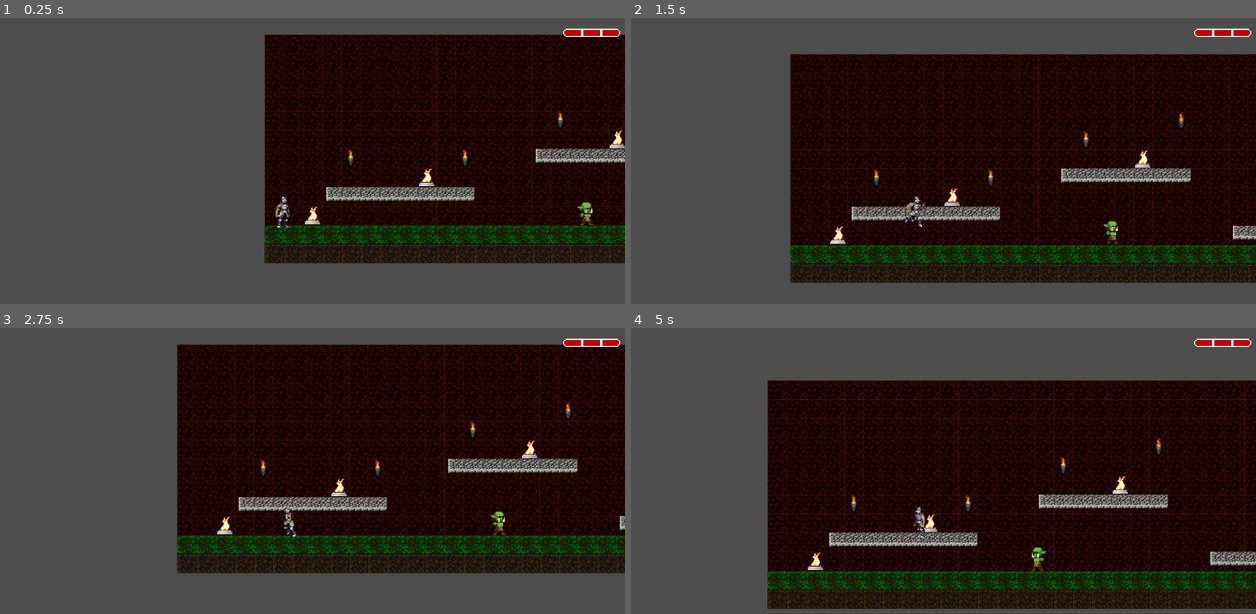
Above: before the commit, frames 1-4 (two rows, left to right).
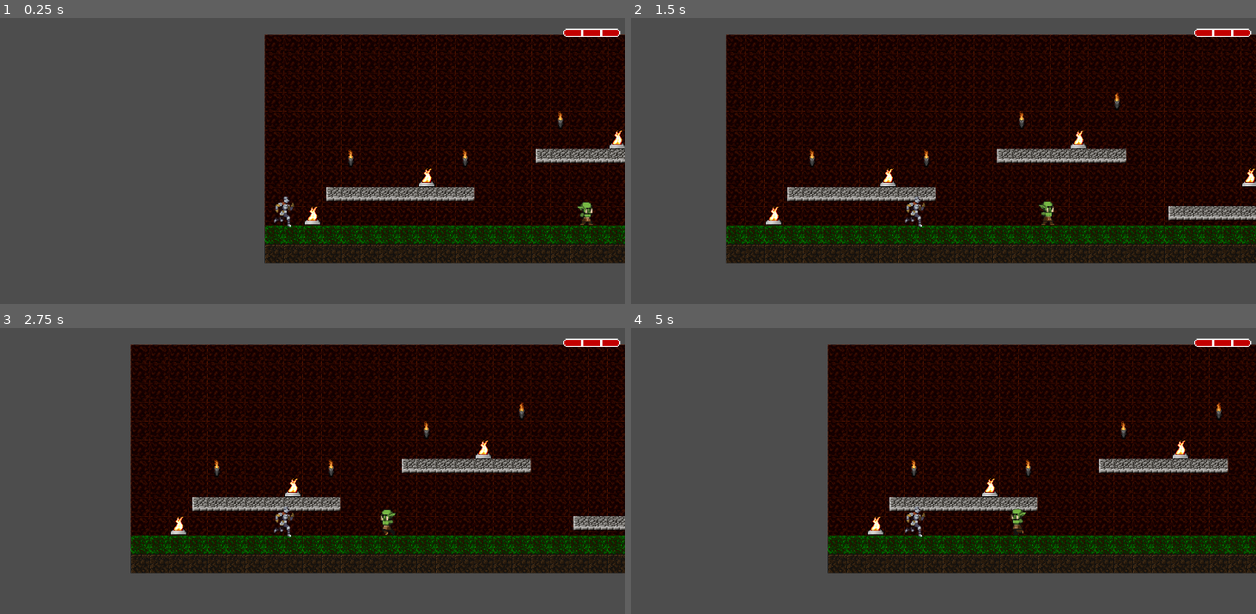
Above: after the commit, the same moments.

Repository: Zenco12/juego-obsidian-2
Game: Godot game, scene res://Level_1.tscn
The game is run twice, just before and just after one commit, with the same random seed, the same clock (stepped at 60 frames per second) and the same inputs.
Inputs:
- Up to frame 1 (0.25 s): no input
- Up to frame 2 (1.5 s): tap Enter at 0.5 s; hold J 0.53-1.28 s; hold D (derecha) from 0.53 s (still down); tap Space (saltar) at 0.77, 1.07 s; tap C at 0.8, 1.35 s
- Up to frame 3 (2.75 s): tap Space (saltar) at 1.52, 1.55, 1.82, 2.1 s; release D (derecha) at 2.03 s; hold A (izquierda) from 2.03 s (still down); hold J from 2.03 s (still down)
- Up to frame 4 (5 s): release A (izquierda) at 2.78 s; release J at 2.78 s; hold D (derecha) 2.78-4.28 s; tap J at 2.85, 4.35 s; tap Space (saltar) at 3.02, 3.32, 3.77, 3.8, 4.07, 4.52, 4.82 s; tap C at 3.05 s; hold C 3.53-4.28 s; hold A (izquierda) from 4.28 s (still down)

The runs differ from the first frame. In frame 1, 0.2% of the frame differs, in the area x 43-48%, y 62-74%; in frame 2, 39%; in frame 3, 21%; in frame 4, 42%, in the area x 21-100%, y 5-99%.

Commit message:
Cambio total del script del jugador STATE MACHINE
Se cambia la programación del jugador por un State Machine avanzado

Diff:
--- a/Level_1.tscn
+++ b/Level_1.tscn
@@ -168,7 +168,6 @@
 
 [node name="CharacterBody2D" parent="." instance=ExtResource("18_tlish")]
 position = Vector2(29, 551)
-velocidadSalto = 250
 
 [node name="CharacterBody2D2" parent="." instance=ExtResource("19_fkbji")]
 position = Vector2(540, 557)
@@ -191,5 +190,3 @@
 max_value = 5.0
 texture_under = ExtResource("22_nvhjt")
 texture_progress = ExtResource("23_bwsuy")
-
-[connection signal="damageemit" from="CharacterBody2D" to="logic" method="_on_character_body_2d_damageemit"]
--- /dev/null
+++ b/player.gd
@@ -0,0 +1,7 @@
+class_name Player
+extends CharacterBody2D
+
+const SPEED = 300.0
+const JUMP_VELOCITY = -400.0
+
+@export var states:PlayerStateNames = PlayerStateNames.new()
--- a/player.tscn
+++ b/player.tscn
@@ -1,6 +1,6 @@
-[gd_scene load_steps=54 format=3 uid="uid://dssomw0vp1vag"]
-
-[ext_resource type="Script" uid="uid://diicrghj8b0mp" path="res://scripts/player.gd" id="1_onrkg"]
+[gd_scene load_steps=61 format=3 uid="uid://dssomw0vp1vag"]
+
+[ext_resource type="Script" uid="uid://cuvmiceicihdh" path="res://player.gd" id="1_op7ga"]
 [ext_resource type="Texture2D" uid="uid://jqdp1ealiqvg" path="res://sprites/PlayerAtaque}/_CrouchAll.png" id="2_1jxqw"]
 [ext_resource type="Texture2D" uid="uid://c7ibs8hhm1rub" path="res://sprites/PlayerAtaque}/_CrouchWalk.png" id="2_dw050"]
 [ext_resource type="Texture2D" uid="uid://b8rmpoxe1dn26" path="res://sprites/PlayerAtaque}/_Run.png" id="2_i3pqv"]
@@ -10,6 +10,13 @@
 [ext_resource type="Texture2D" uid="uid://w5l2bdrr7eim" path="res://sprites/PlayerAtaque}/_CrouchTransition.png" id="6_dw050"]
 [ext_resource type="Texture2D" uid="uid://bgsvyljrrmjy5" path="res://sprites/PlayerAtaque}/Attack.png" id="6_n7ghd"]
 [ext_resource type="Texture2D" uid="uid://c3p3sac1851sp" path="res://sprites/PlayerAtaque}/_Crouch.png" id="7_b26j0"]
+[ext_resource type="PackedScene" uid="uid://vej043sqfxjd" path="res://state machine/state_machine.tscn" id="11_op7ga"]
+[ext_resource type="Script" uid="uid://kfiol6w5yjk1" path="res://state machine/state_machine.gd" id="12_q13i1"]
+[ext_resource type="Script" uid="uid://micpxrfl52c6" path="res://state machine/player_states/player_state_idle.gd" id="13_pylmc"]
+[ext_resource type="Script" uid="uid://ckqbvepn3mg3d" path="res://state machine/player_states/player_state_running.gd" id="14_pbfsw"]
+[ext_resource type="Script" uid="uid://cw0yqhvftc8ht" path="res://state machine/player_states/player_state_crouched.gd" id="15_5tmop"]
+[ext_resource type="Script" uid="uid://dl0qsbk3hcwur" path="res://state machine/player_states/player_state_jumping.gd" id="16_7ahtn"]
+[ext_resource type="Script" uid="uid://br5vugdkyr782" path="res://state machine/player_states/player_state_falling.gd" id="17_7lmhl"]
 
 [sub_resource type="RectangleShape2D" id="RectangleShape2D_onrkg"]
 size = Vector2(27, 48)
@@ -340,8 +347,7 @@
 }]
 
 [node name="Player" type="CharacterBody2D" groups=["player"]]
-script = ExtResource("1_onrkg")
-velocidadSalto = 350
+script = ExtResource("1_op7ga")
 
 [node name="Icon" type="Sprite2D" parent="."]
 visible = false
@@ -359,4 +365,24 @@
 position = Vector2(8, 0)
 scale = Vector2(1.23806, 1.40625)
 sprite_frames = SubResource("SpriteFrames_1jxqw")
-animation = &"MantenerAgacharse"
+animation = &"Correr"
+frame_progress = 0.320219
+
+[node name="StateMachine" parent="." node_paths=PackedStringArray("default_state") instance=ExtResource("11_op7ga")]
+script = ExtResource("12_q13i1")
+default_state = NodePath("StateIdle")
+
+[node name="StateIdle" type="Node" parent="StateMachine"]
+script = ExtResource("13_pylmc")
+
+[node name="StateRunning" type="Node" parent="StateMachine"]
+script = ExtResource("14_pbfsw")
+
+[node name="StateCrouched" type="Node" parent="StateMachine"]
+script = ExtResource("15_5tmop")
+
+[node name="StateJumping" type="Node" parent="StateMachine"]
+script = ExtResource("16_7ahtn")
+
+[node name="StateFalling" type="Node" parent="StateMachine"]
+script = ExtResource("17_7lmhl")
--- a/project.godot
+++ b/project.godot
@@ -21,6 +21,38 @@
 
 [input]
 
+ui_left={
+"deadzone": 0.5,
+"events": [Object(InputEventKey,"resource_local_to_scene":false,"resource_name":"","device":0,"window_id":0,"alt_pressed":false,"shift_pressed":false,"ctrl_pressed":false,"meta_pressed":false,"pressed":false,"keycode":4194319,"physical_keycode":0,"key_label":0,"unicode":0,"location":0,"echo":false,"script":null)
+, Object(InputEventJoypadButton,"resource_local_to_scene":false,"resource_name":"","device":0,"button_index":13,"pressure":0.0,"pressed":false,"script":null)
+, Object(InputEventJoypadMotion,"resource_local_to_scene":false,"resource_name":"","device":0,"axis":0,"axis_value":-1.0,"script":null)
+, Object(InputEventKey,"resource_local_to_scene":false,"resource_name":"","device":-1,"window_id":0,"alt_pressed":false,"shift_pressed":false,"ctrl_pressed":false,"meta_pressed":false,"pressed":false,"keycode":0,"physical_keycode":65,"key_label":0,"unicode":97,"location":0,"echo":false,"script":null)
+]
+}
+ui_right={
+"deadzone": 0.5,
+"events": [Object(InputEventKey,"resource_local_to_scene":false,"resource_name":"","device":0,"window_id":0,"alt_pressed":false,"shift_pressed":false,"ctrl_pressed":false,"meta_pressed":false,"pressed":false,"keycode":4194321,"physical_keycode":0,"key_label":0,"unicode":0,"location":0,"echo":false,"script":null)
+, Object(InputEventJoypadButton,"resource_local_to_scene":false,"resource_name":"","device":0,"button_index":14,"pressure":0.0,"pressed":false,"script":null)
+, Object(InputEventJoypadMotion,"resource_local_to_scene":false,"resource_name":"","device":0,"axis":0,"axis_value":1.0,"script":null)
+, Object(InputEventKey,"resource_local_to_scene":false,"resource_name":"","device":-1,"window_id":0,"alt_pressed":false,"shift_pressed":false,"ctrl_pressed":false,"meta_pressed":false,"pressed":false,"keycode":0,"physical_keycode":68,"key_label":0,"unicode":100,"location":0,"echo":false,"script":null)
+]
+}
+ui_up={
+"deadzone": 0.5,
+"events": [Object(InputEventKey,"resource_local_to_scene":false,"resource_name":"","device":0,"window_id":0,"alt_pressed":false,"shift_pressed":false,"ctrl_pressed":false,"meta_pressed":false,"pressed":false,"keycode":4194320,"physical_keycode":0,"key_label":0,"unicode":0,"location":0,"echo":false,"script":null)
+, Object(InputEventJoypadButton,"resource_local_to_scene":false,"resource_name":"","device":0,"button_index":11,"pressure":0.0,"pressed":false,"script":null)
+, Object(InputEventJoypadMotion,"resource_local_to_scene":false,"resource_name":"","device":0,"axis":1,"axis_value":-1.0,"script":null)
+, Object(InputEventKey,"resource_local_to_scene":false,"resource_name":"","device":-1,"window_id":0,"alt_pressed":false,"shift_pressed":false,"ctrl_pressed":false,"meta_pressed":false,"pressed":false,"keycode":0,"physical_keycode":87,"key_label":0,"unicode":119,"location":0,"echo":false,"script":null)
+]
+}
+ui_down={
+"deadzone": 0.5,
+"events": [Object(InputEventKey,"resource_local_to_scene":false,"resource_name":"","device":0,"window_id":0,"alt_pressed":false,"shift_pressed":false,"ctrl_pressed":false,"meta_pressed":false,"pressed":false,"keycode":4194322,"physical_keycode":0,"key_label":0,"unicode":0,"location":0,"echo":false,"script":null)
+, Object(InputEventJoypadButton,"resource_local_to_scene":false,"resource_name":"","device":0,"button_index":12,"pressure":0.0,"pressed":false,"script":null)
+, Object(InputEventJoypadMotion,"resource_local_to_scene":false,"resource_name":"","device":0,"axis":1,"axis_value":1.0,"script":null)
+, Object(InputEventKey,"resource_local_to_scene":false,"resource_name":"","device":-1,"window_id":0,"alt_pressed":false,"shift_pressed":false,"ctrl_pressed":false,"meta_pressed":false,"pressed":false,"keycode":0,"physical_keycode":83,"key_label":0,"unicode":115,"location":0,"echo":false,"script":null)
+]
+}
 arriba={
 "deadzone": 0.2,
 "events": [Object(InputEventKey,"resource_local_to_scene":false,"resource_name":"","device":-1,"window_id":0,"alt_press …(192 unchanged characters)…
@@ -46,6 +78,16 @@
 "events": [Object(InputEventKey,"resource_local_to_scene":false,"resource_name":"","device":-1,"window_id":0,"alt_press …(192 unchanged characters)…
 ]
 }
+ataque={
+"deadzone": 0.2,
+"events": [Object(InputEventKey,"resource_local_to_scene":false,"resource_name":"","device":-1,"window_id":0,"alt_pressed":false,"shift_pressed":false,"ctrl_pressed":false,"meta_pressed":false,"pressed":false,"keycode":0,"physical_keycode":74,"key_label":0,"unicode":106,"location":0,"echo":false,"script":null)
+]
+}
+agacharse={
+"deadzone": 0.2,
+"events": [Object(InputEventKey,"resource_local_to_scene":false,"resource_name":"","device":-1,"window_id":0,"alt_pressed":false,"shift_pressed":false,"ctrl_pressed":false,"meta_pressed":false,"pressed":false,"keycode":0,"physical_keycode":67,"key_label":0,"unicode":99,"location":0,"echo":false,"script":null)
+]
+}
 
 [rendering]
 
--- a/prueba.tscn
+++ b/prueba.tscn
@@ -27,4 +27,3 @@
 
 [node name="player" parent="." instance=ExtResource("3_i2p14")]
 position = Vector2(-144, -96)
-velocidadSalto = 250
--- a/scripts/enemy.gd
+++ b/scripts/enemy.gd
@@ -42,6 +42,6 @@
 #ataque
 func _on_area_attack_body_entered(body: Node2D) -> void:
 
-	if body is player:
+	if body is Player:
 		if body.has_method("damage"):
 			body.damage()
--- a/scripts/player.gd
+++ /dev/null
@@ -1,127 +0,0 @@
-class_name player
-extends CharacterBody2D
-
-@export var velocidad = 200
-@export var velocidadSalto = 250
-@export var gravedadSubida = 500
-@export var gravedadCaida = 1200
-@export var velocidadAgachado = 100
-
-signal damageemit()
-
-@onready var sprite: AnimatedSprite2D = $AnimatedSprite2D
-
-# --- Estados ---
-var atacando: bool = false
-var cooldown: bool = false
-var agachado: bool = false
-var moviendo: bool = false
-
-# --- Teclas presionadas ---
-var j_esta_presionada: bool = false
-var c_esta_presionada: bool = false
-
-func _ready() -> void:
-	sprite.animation_finished.connect(_on_animation_finished)
-
-func _physics_process(delta: float) -> void:
-	# --- Detectar teclas ---
-	var j_just_pressed := Input.is_physical_key_pressed(KEY_J) and not j_esta_presionada
-	j_esta_presionada = Input.is_physical_key_pressed(KEY_J)
-	c_esta_presionada = Input.is_physical_key_pressed(KEY_C)
-	agachado = c_esta_presionada
-
-	# --- Movimiento ---
-	var izquierda := Input.is_physical_key_pressed(KEY_A)
-	var derecha := Input.is_physical_key_pressed(KEY_D)
-	moviendo = izquierda or derecha
-
-	if agachado:
-		# Movimiento reducido si está agachado
-		if derecha:
-			velocity.x = velocidadAgachado
-			sprite.flip_h = false
-		elif izquierda:
-			velocity.x = -velocidadAgachado
-			sprite.flip_h = true
-		else:
-			velocity.x = 0
-	else:
-		# Movimiento normal
-		var direccion = Input.get_axis("izquierda", "derecha")
-		velocity.x = velocidad * direccion
-		if direccion != 0:
-			sprite.flip_h = direccion < 0
-
-	# --- Ataque ---
-	if j_just_pressed and not atacando and not cooldown:
-		if agachado and not moviendo:
-			atacando = true
-			cooldown = true
-			_play_if_different("AgacharsePegar")
-			_start_cooldown()
-		elif not agachado:
-			atacando = true
-			cooldown = true
-			_play_if_different("Attack")
-			_start_cooldown()
-
-	# --- Saltar ---
-	if not agachado and Input.is_action_just_pressed("saltar") and is_on_floor():
-		velocity.y = -velocidadSalto
-
-	# --- Gravedad ---
-	if velocity.y < 0:
-		velocity.y += gravedadSubida * delta
-	else:
-		velocity.y += gravedadCaida * delta
-
-	# --- Bajar plataforma one-way ---
-	if Input.is_action_pressed("abajo") and is_on_floor():
-		velocity.y = 300
-
-	move_and_slide()
-
-	# --- Animaciones ---
-	if not atacando:
-		_actualizar_animacion()
-
-func _actualizar_animacion() -> void:
-	if agachado:
-		if moviendo:
-			_play_if_different("AgacharseMoverse")
-		else:
-			_play_if_different("MantenerAgacharse")
-	else:
-		if velocity.x != 0:
-			_play_if_different("Correr")
-		else:
-			_play_if_different("Estatico")
-
-func _on_animation_finished() -> void:
-	if sprite.animation == "Attack" or sprite.animation == "AgacharsePegar":
-		atacando = false
-		_actualizar_animacion()
-
-func _start_cooldown() -> void:
-	await get_tree().create_timer(0.2).timeout
-	cooldown = false
-
-# --- Funciones extra para llamar manualmente ---
-func agacharse_unavez() -> void:
-	_play_if_different("AgacharseUnaVez")
-
-func mantener_agacharse(activo: bool) -> void:
-	if activo and not atacando:
-		_play_if_different("MantenerAgacharse")
-
-func agacharse_pegar() -> void:
-	_play_if_different("AgacharsePegar")
-
-# --- Auxiliar ---
-func _play_if_different(anim: String) -> void:
-	if sprite.animation != anim:
-		sprite.play(anim)
-
-func damage():
-	damageemit.emit()
--- /dev/null
+++ b/state machine/player_states/player_state_base.gd
@@ -0,0 +1,7 @@
+class_name PlayerStateBase extends StateBase
+
+var player:Player:
+	set (value):
+		controlled_node = value
+	get:
+		return controlled_node
--- /dev/null
+++ b/state machine/player_states/player_state_crouched.gd
@@ -0,0 +1,12 @@
+extends PlayerStateGravityBase
+
+func on_physics_process(delta):
+	player.velocity = Vector2.ZERO
+
+	handle_gravity(delta)
+	player.move_and_slide()
+
+func on_input(_event):
+	# seria mejor usar el parametro _event para obtener la información del evento
+	if Input.is_action_just_released("ui_down"):
+		state_machine.change_to(player.states.Idle)
--- /dev/null
+++ b/state machine/player_states/player_state_falling.gd
@@ -0,0 +1,13 @@
+extends PlayerStateGravityBase
+
+
+func on_physics_process(delta):
+	player.velocity.x = Input.get_axis("ui_left", "ui_right") * player.SPEED/2
+
+	if player.is_on_floor() and Input.is_action_pressed("ui_left") or Input.is_action_pressed("ui_right"):
+		state_machine.change_to(player.states.Running)
+	elif player.velocity.y >= 0 and player.is_on_floor():
+		state_machine.change_to(player.states.Idle)
+
+	handle_gravity(delta)
+	controlled_node.move_and_slide()
--- /dev/null
+++ b/state machine/player_states/player_state_gravity_base.gd
@@ -0,0 +1,6 @@
+class_name PlayerStateGravityBase extends PlayerStateBase
+
+var gravity:float = ProjectSettings.get_setting("physics/2d/default_gravity")
+
+func handle_gravity(delta):
+	controlled_node.velocity.y += gravity * delta
--- /dev/null
+++ b/state machine/player_states/player_state_idle.gd
@@ -0,0 +1,21 @@
+extends PlayerStateGravityBase
+
+
+func start():
+	pass
+
+func on_physics_process(delta):
+	player.velocity.x = move_toward(player.velocity.x,0,player.SPEED)
+
+	handle_gravity(delta)
+	controlled_node.move_and_slide()
+
+
+func on_input(_event):
+	# seria mejor usar el parametro _event para obtener la información del evento
+	if Input.is_action_pressed("ui_left") or Input.is_action_pressed("ui_right"):
+		state_machine.change_to(player.states.Running)
+	elif Input.is_action_just_pressed("ui_up"):
+		state_machine.change_to(player.states.Jumping)
+	elif Input.is_action_just_pressed("ui_down"):
+		state_machine.change_to(player.states.Crouched)
--- /dev/null
+++ b/state machine/player_states/player_state_jumping.gd
@@ -0,0 +1,13 @@
+extends PlayerStateGravityBase
+
+func on_physics_process(delta):
+	player.velocity.x = Input.get_axis("ui_left", "ui_right") * player.SPEED/2
+
+	# si esta en el suelo y esta parado sobre él, podemos darle impulso de salto
+	if player.is_on_floor() and player.velocity.y >= 0:
+		player.velocity.y = player.JUMP_VELOCITY
+	# en otro caso, si está bajando, cambiamos al estado de cayendo
+	elif controlled_node.velocity.y > 0: state_machine.change_to(player.states.Falling)
+
+	handle_gravity(delta)
+	controlled_node.move_and_slide()
--- /dev/null
+++ b/state machine/player_states/player_state_names.gd
@@ -0,0 +1,8 @@
+class_name PlayerStateNames extends Resource
+
+
+const Idle:String = "StateIdle"
+const Running:String = "StateRunning"
+const Crouched:String = "StateCrouched"
+const Falling:String = "StateFalling"
+const Jumping:String = "StateJumping"
--- /dev/null
+++ b/state machine/player_states/player_state_running.gd
@@ -0,0 +1,16 @@
+extends PlayerStateGravityBase
+
+func on_physics_process(delta):
+	player.velocity.x = Input.get_axis("ui_left", "ui_right") * player.SPEED
+
+	handle_gravity(delta)
+	player.move_and_slide()
+
+func on_input(_event):
+	# seria mejor usar el parametro _event para obtener la información del evento
+	if Input.is_action_just_pressed("ui_up"):
+		state_machine.change_to(player.states.Jumping)
+	elif Input.is_action_just_pressed("ui_down"):
+		state_machine.change_to(player.states.Crouched)
+	elif not Input.is_action_pressed("ui_left") and not Input.is_action_pressed("ui_right"):
+		state_machine.change_to(player.states.Idle)
--- /dev/null
+++ b/state machine/state_base.gd
@@ -0,0 +1,19 @@
+class_name StateBase extends Node
+
+## referencia al nodo que vamos a controlar
+var controlled_node:Node
+
+## referencia a la maquina de estados
+var state_machine:StateMachine
+
+#region métodos comunes
+
+## método que se ejecuta al entrar en el estado
+func start():
+	pass
+
+## método que se ejecuta al abandonar el estado
+func end():
+	pass
+
+#endregion
--- /dev/null
+++ b/state machine/state_machine.gd
@@ -0,0 +1,55 @@
+class_name StateMachine extends Node
+
+## nodo que vamos a controlar
+@onready var controlled_node = self.owner
+
+## estado por defecto
+@export var default_state:StateBase
+
+## estado en ejecución en cada momento
+var current_state:StateBase = null
+
+func _ready() -> void:
+	call_deferred("_state_default_start")
+
+func _state_default_start() -> void:
+	current_state = default_state
+	_state_start()
+
+## método para cambiar a un nuevo estado
+func change_to(new_state:String) -> void:
+	if current_state and current_state.has_method("end"): current_state.end()
+	current_state = get_node(new_state)
+	_state_start()
+
+## funcion que prepara las variables para el nuevo estado y lanza su start
+func _state_start() -> void:
+	prints("StateMachine", controlled_node.name, "start state", current_state.name)
+	## configuramos el estado
+	current_state.controlled_node = controlled_node
+	current_state.state_machine = self
+	current_state.start()
+
+#region sobreescribimos los metodos de godot del nodo
+
+func _process(delta:float) -> void:
+	if current_state and current_state.has_method("on_process"):
+		current_state.on_process(delta)
+
+func _physics_process(delta:float) -> void:
+	if current_state and current_state.has_method("on_physics_process"):
+		current_state.on_physics_process(delta)
+
+func _input(event:InputEvent) -> void:
+	if current_state and current_state.has_method("on_input"):
+		current_state.on_input(event)
+
+func _unhandled_input(event:InputEvent) -> void:
+	if current_state and current_state.has_method("on_unhandled_input"):
+		current_state.on_unhandled_input(event)
+
+func _unhandled_key_input(event:InputEvent) -> void:
+	if current_state and current_state.has_method("on_unhandled_key_input"):
+		current_state.on_unhandled_key_input(event)
+
+#endregion
--- /dev/null
+++ b/state machine/state_machine.tscn
@@ -0,0 +1,6 @@
+[gd_scene load_steps=2 format=3 uid="uid://vej043sqfxjd"]
+
+[ext_resource type="Script" path="res://player_control/fsm/avanzado/state_machine.gd" id="1_jmx35"]
+
+[node name="StateMachine" type="Node"]
+script = ExtResource("1_jmx35")
Not shown: 1 places in Level_1.tscn that only renumber resources
Not shown, added: player.gd.uid
Not shown, removed: scripts/player.gd.uid
Not shown, added: state machine/player_states/player_state_base.gd.uid
Not shown, added: state machine/player_states/player_state_crouched.gd.uid
Not shown, added: state machine/player_states/player_state_falling.gd.uid
Not shown, added: state machine/player_states/player_state_gravity_base.gd.uid
Not shown, added: state machine/player_states/player_state_idle.gd.uid
Not shown, added: state machine/player_states/player_state_jumping.gd.uid
Not shown, added: state machine/player_states/player_state_names.gd.uid
Not shown, added: state machine/player_states/player_state_running.gd.uid
Not shown, added: state machine/state_base.gd.uid
(and 1 more such lines)
